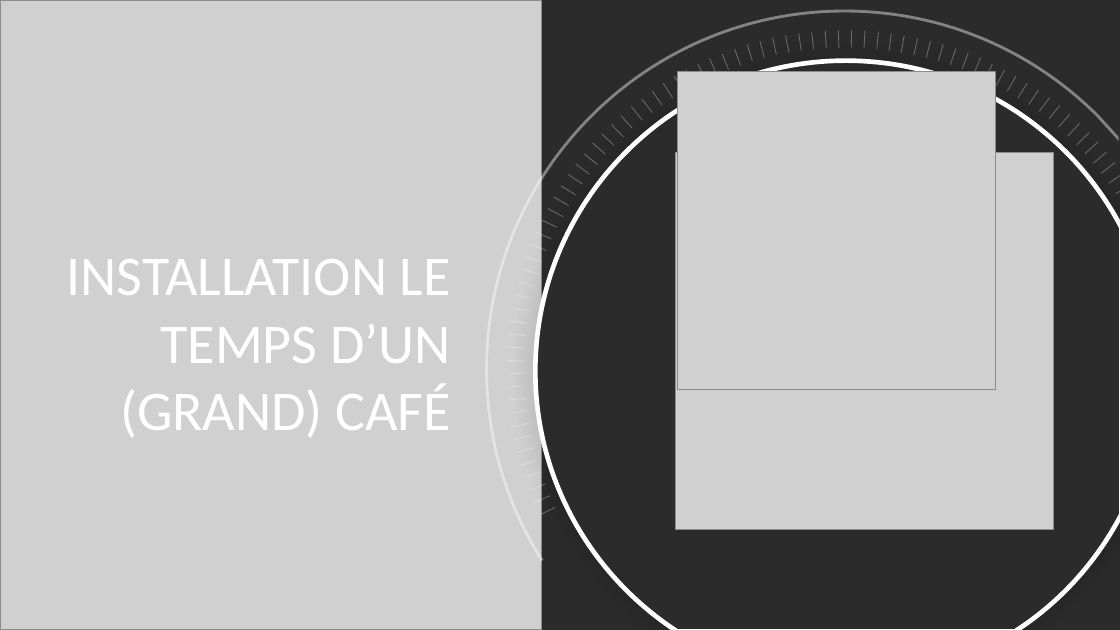
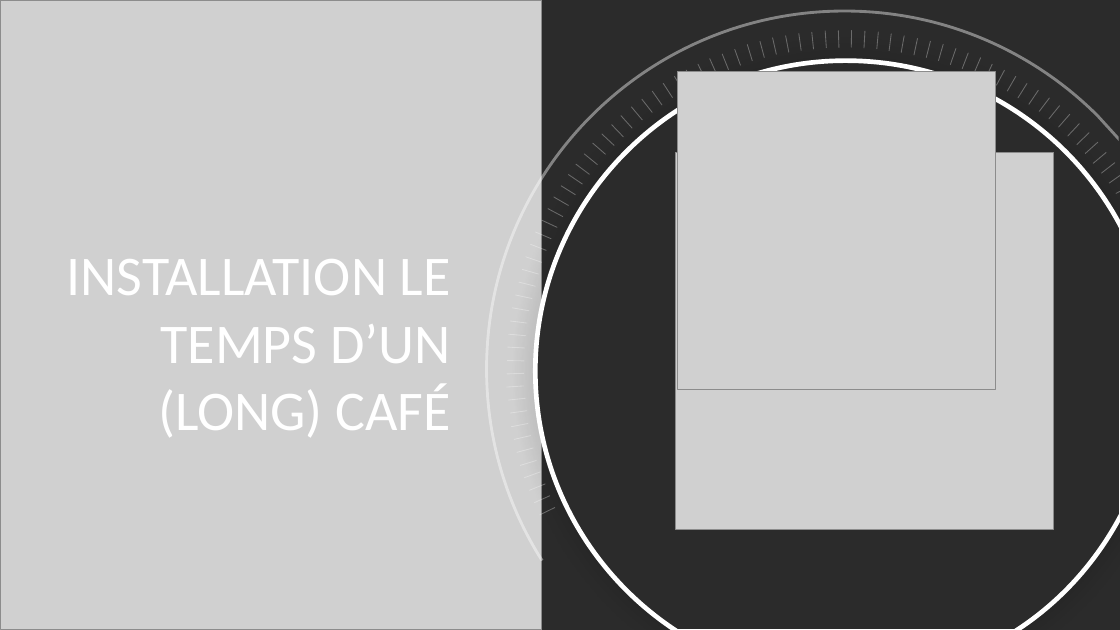
Before and after one commit to Reeezer/Gentoo-Installer, a slide deck: slide 7 of docs/presentation/gentoo_installer_presentation.pptx. Drawn at 1120x630 pixels with LibreOffice and Linux fonts; fonts in the diff are those of the drawing; grey boxes stand for pictures; background and template pictures are left out; a plain dark background stands for a picture behind light text. Boxes give left, top, right and bottom in pixels: in the first picture for what was removed or moved away, otherwise in the second. Text is boxed around its words. In the diff, an @@ line names an element or a change of style, - is before the commit and + after.

```diff
--- a/docs/presentation/gentoo_installer_presentation.pptx
+++ b/docs/presentation/gentoo_installer_presentation.pptx
@@ title at (67, 259, 451, 437): text changed @@
-INSTALLATION LE TEMPS D’UN (GRAND) CAFÉ
+INSTALLATION LE TEMPS D’UN (LONG) CAFÉ
```
Also in this commit, not shown: 1 other slide changed, 3 other files.
